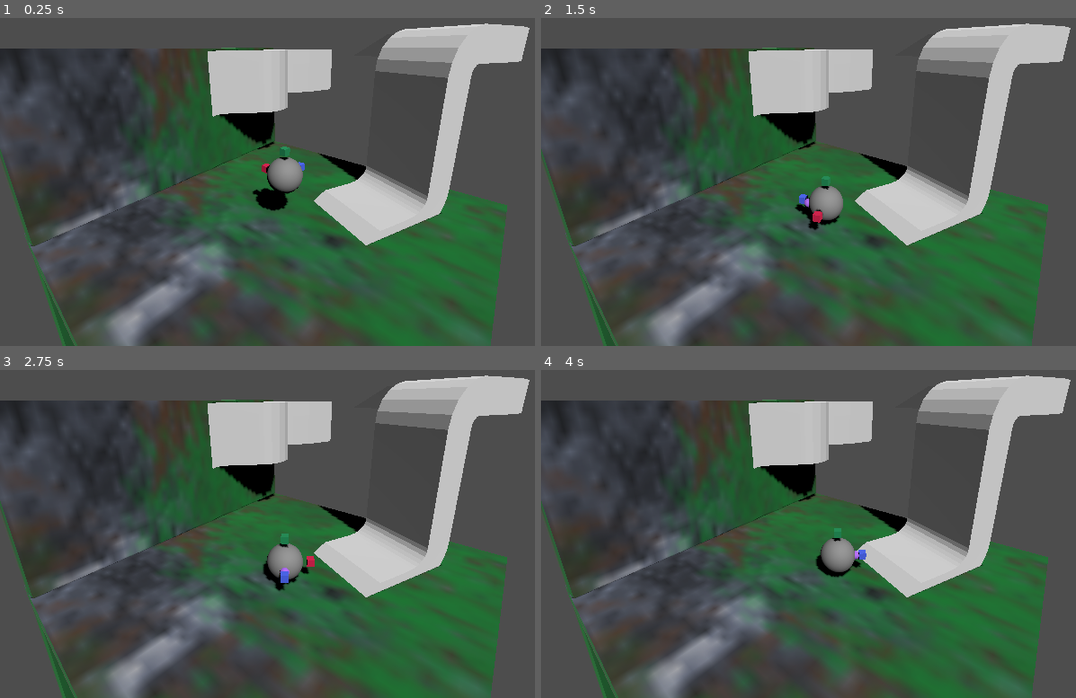
Above: before the commit, frames 1-4 (two rows, left to right).
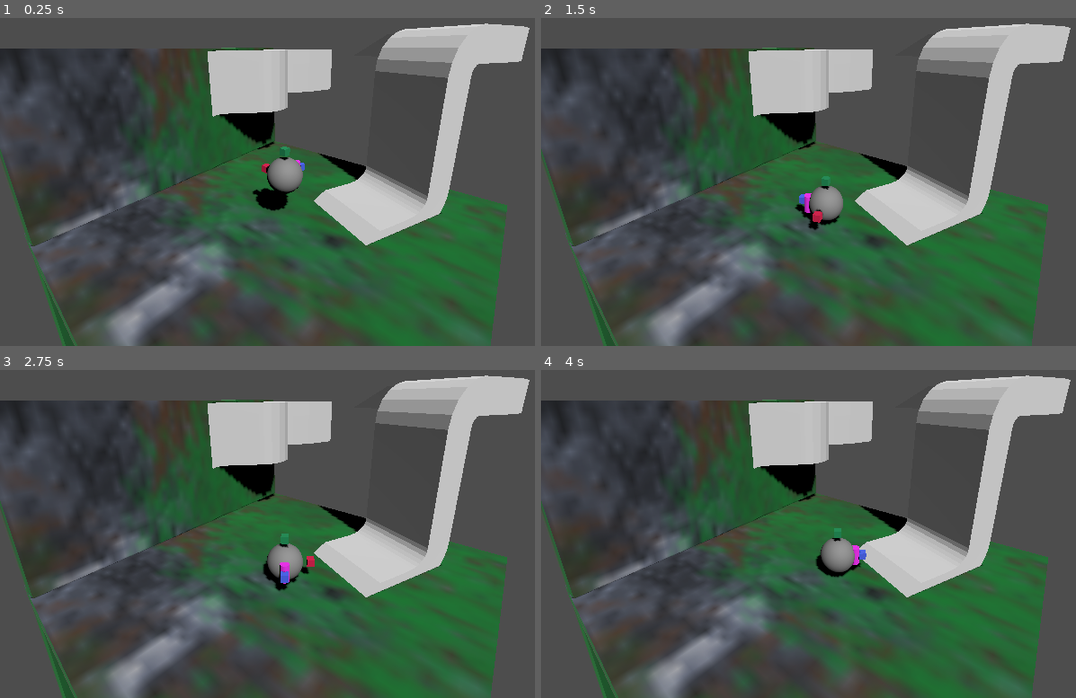
Above: after the commit, the same moments.

Repository: LettucePie/druid
Game: Godot game, scene res://stages/stage_0.tscn
The game is run twice, just before and just after one commit, with the same random seed, the same clock (stepped at 60 frames per second) and the same inputs.
Inputs:
- Up to frame 1 (0.25 s): no input
- Up to frame 2 (1.5 s): tap Enter at 0.5 s; hold Right (ui_right) 0.53-1.28 s; tap D (stick_l_x+) at 0.6 s; tap Space at 1.25 s; hold Down (ui_down) from 1.28 s (still down); tap A (stick_l_x-) at 1.35 s
- Up to frame 3 (2.75 s): tap Enter at 2 s; release Down (ui_down) at 2.03 s; hold Right (ui_right) from 2.03 s (still down); tap S (stick_l_y+) at 2.1 s
- Up to frame 4 (4 s): tap Space at 2.75 s; release Right (ui_right) at 2.78 s; hold Up (ui_up) 2.78-3.53 s; tap W (stick_l_y-) at 2.85 s; tap Enter at 3.5 s; hold Left (ui_left) from 3.53 s (still down); tap D (stick_l_x+) at 3.6 s

The runs differ from the first frame. In frame 1, less than 0.1% of the frame differs, in the area x 53-57%, y 43-55%; in frame 2, less than 0.1%; in frame 3, less than 0.1%, in the area x 52-55%, y 58-67%; in frame 4, less than 0.1%.

Commit message:
enhanced magnet pull with edge detection

Diff:
--- a/core/player.gd
+++ b/core/player.gd
@@ -7,6 +7,7 @@
 
 var previous_normal : Vector3 = Vector3.UP
 var current_cam : Camera3D
+@onready var edge_ray : RayCast3D = $swivel_ring/edge_ray
 
 # Get the gravity from the project settings to be synced with RigidBody nodes.
 var gravity = ProjectSettings.get_setting("physics/3d/default_gravity")
@@ -30,7 +31,6 @@
 
 
 func lerp_mesh(delta : float):
-#	$MeshInstance3D.rotation = $MeshInstance3D.rotation.lerp($swivel_ring.rotation, 0.25)
 	var mesh_t3 : Transform3D = $MeshInstance3D.transform
 	var swiv_t3 : Transform3D = $swivel_ring.transform
 	$MeshInstance3D.transform = mesh_t3.interpolate_with(swiv_t3, 0.25)
@@ -52,16 +52,33 @@
 			Vector3.UP.cross(get_up_direction()).normalized(),
 			floor_angle
 		)
+
+	## Turn the Swivel Ring to match the input direction.
+	## Swivel ring is used to help align the players input with
+	## Mesh and Edge Detection.
 	turn_swivel_ring(direction)
-	print(direction.length_squared())
+
+	## Check if moving at all before bothering with edge_ray
+	var blended_normal : Vector3 = get_up_direction()
+	if direction.length_squared() > 0.0:
+		## Move Edge Ray further when full sprinting and closer when creeping
+		## adds realism to the accuracy of the edge_detection
+		edge_ray.position.z = lerp(0.0, -0.5, direction.length_squared() / 1.0)
+		if edge_ray.is_colliding():
+			## Set the blended_normal to the halfway between the detected
+			## normal and the current up direction to enhance the
+			## Magnet Pull while moving.
+			blended_normal = get_up_direction().lerp(edge_ray.get_collision_normal(), 0.5)
+
 	if is_on_floor() or is_on_wall():
 		velocity = direction * SPEED
 	else:
-#		if $magnet_ray.is_colliding() and floor_angle > (PI / 6):
+		## Check if the Magnet Ray is colliding, if so pull the player to it
+		## by subtracting up normal against the velocity.
 		if $magnet_ray.is_colliding():
-			velocity -= get_up_direction() * MAG_PULL
+			velocity -= blended_normal * MAG_PULL
 		else:
-			if get_up_direction() != Vector3.UP:
+			if blended_normal != Vector3.UP:
 				update_up(Vector3.UP)
 			velocity.y -= gravity * delta
 	move_and_slide()
--- a/core/player.tscn
+++ b/core/player.tscn
@@ -4,13 +4,14 @@
 
 [sub_resource type="SphereShape3D" id="SphereShape3D_tq1pq"]
 
-[sub_resource type="StandardMaterial3D" id="StandardMaterial3D_h0uqc"]
-albedo_color = Color(0.72549, 0.435294, 1, 1)
+[sub_resource type="StandardMaterial3D" id="StandardMaterial3D_g87jm"]
+albedo_color = Color(1, 0.184314, 1, 1)
 
-[sub_resource type="SphereMesh" id="SphereMesh_t206a"]
-material = SubResource("StandardMaterial3D_h0uqc")
-radius = 0.25
-height = 0.5
+[sub_resource type="CylinderMesh" id="CylinderMesh_axjon"]
+material = SubResource("StandardMaterial3D_g87jm")
+top_radius = 0.25
+bottom_radius = 0.25
+height = 1.0
 
 [sub_resource type="SphereMesh" id="SphereMesh_0fjhr"]
 
@@ -49,10 +50,11 @@
 
 [node name="edge_ray" type="RayCast3D" parent="swivel_ring"]
 transform = Transform3D(1, 0, 0, 0, 1, 0, 0, 0, 1, 0, 0, -0.5)
+target_position = Vector3(0, -1.25, 0)
 
 [node name="MeshInstance3D" type="MeshInstance3D" parent="swivel_ring/edge_ray"]
 transform = Transform3D(0.5, 0, 0, 0, 0.5, 0, 0, 0, 0.5, 0, 0, 0)
-mesh = SubResource("SphereMesh_t206a")
+mesh = SubResource("CylinderMesh_axjon")
 
 [node name="MeshInstance3D" type="MeshInstance3D" parent="."]
 mesh = SubResource("SphereMesh_0fjhr")
